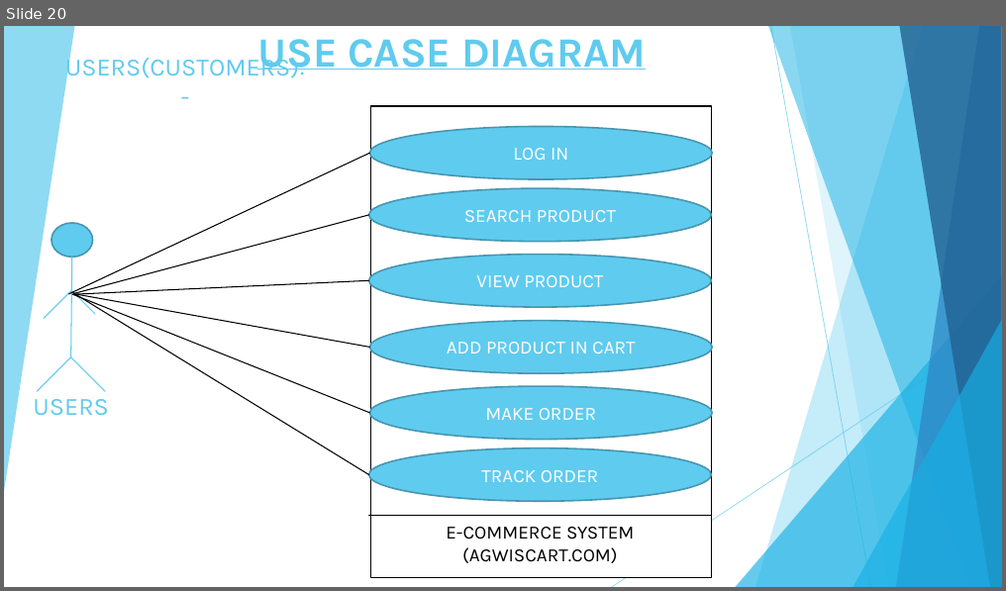
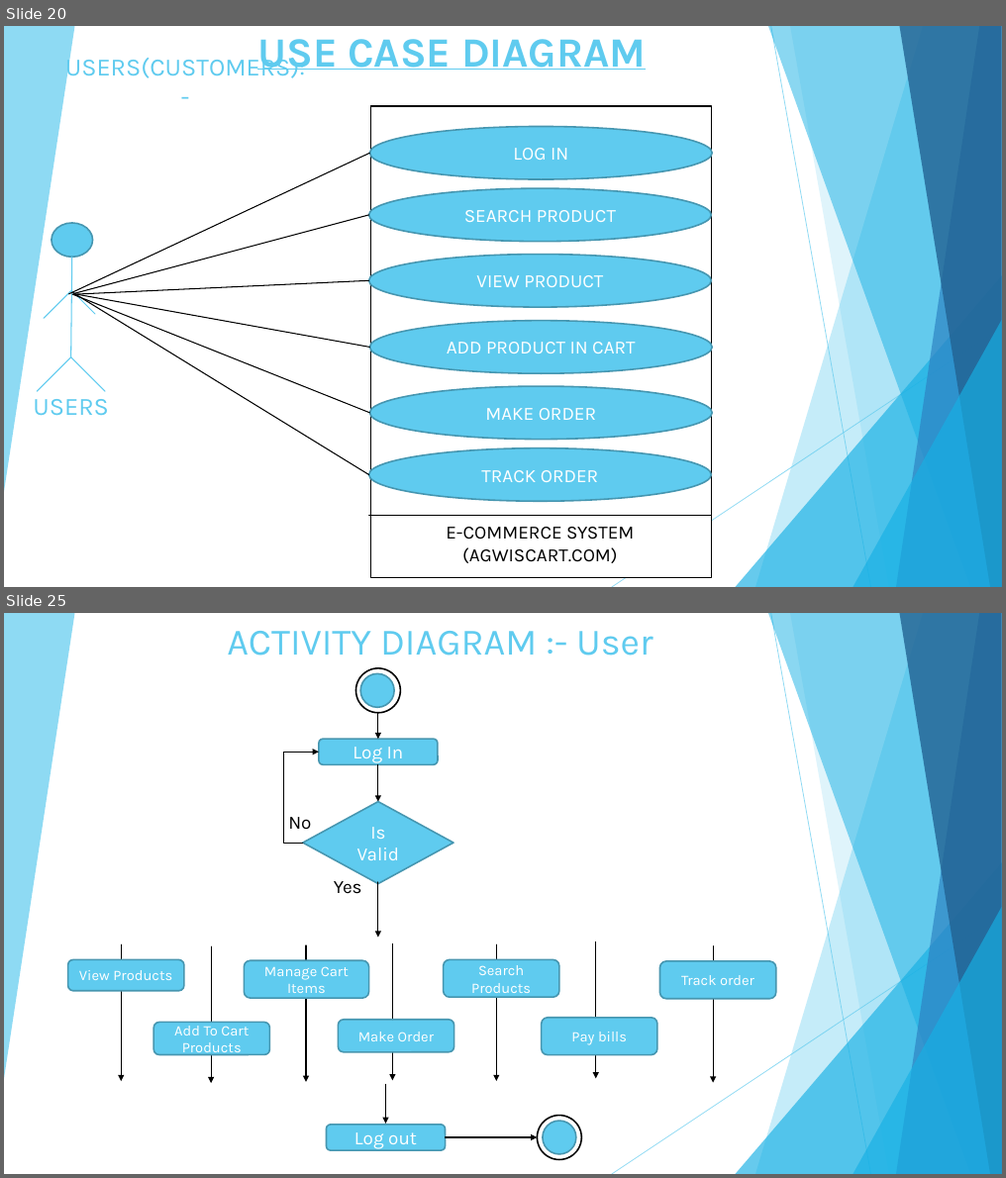
Before and after one commit to vivek-patel007/agwiscart-project, a slide deck: documents/project-agwiscart.pptx. Shown one above the other, each under a label of ours: slide 20 before the commit, slides 20 and 25 after it; the slides between them are not shown. The pictures are 1006x591 and 1006x1178 pixels, drawn with LibreOffice and Linux fonts; fonts in the diff are those of the drawing. Boxes give left, top, right and bottom in pixels: in the first picture for what was removed or moved away, otherwise in the second. Text is boxed around its words. In the diff, an @@ line names an element or a change of style, - is before the commit and + after.

```diff
--- a/documents/project-agwiscart.pptx
+++ b/documents/project-agwiscart.pptx
@@ slide 25 added at [4,613,1002,1174], background #FFFFFF; not listed: 10 template elements that a slide beside it also shows @@
@@ title added at [227,631,653,656], 36 pt, text #5FCBEF @@
+ACTIVITY DIAGRAM :- User
@@ ellipse added at [355,668,400,713], outline #000000 1.5 pt @@
@@ ellipse added at [360,673,394,707], fill #5FCBEF, outline #4696B1 1.5 pt @@
@@ arrow added from (378, 713) to (378, 739), #000000 1 pt @@
@@ elbow arrow added from (303, 843) to (319, 753), #000000 1 pt @@
@@ rounded rectangle added at [319,739,438,765], fill #5FCBEF, outline #4696B1 1.5 pt, 18 pt, text #FFFFFF @@
+Log In
@@ arrow added from (378, 765) to (378, 802), #000000 1 pt @@
@@ text added at [288,817,311,830], 18 pt, text #000000 @@
+No
@@ diamond added at [303,802,453,884], fill #5FCBEF, outline #4696B1 1.5 pt, 18 pt, text #FFFFFF @@
+Is Valid
@@ text added at [334,881,362,894], 18 pt, text #000000 @@
+Yes
@@ arrow added from (378, 882) to (378, 937), #000000 1 pt @@
@@ rectangle added at [30,937,822,945], fill #5FCBEF @@
@@ rounded rectangle added at [67,960,183,991], fill #5FCBEF, outline #4696B1 1.5 pt, 14 pt, text #FFFFFF @@
+View Products
@@ arrow added from (121, 945) to (121, 1081), #000000 1 pt @@
@@ arrow added from (211, 947) to (211, 1083), #000000 1 pt @@
@@ rounded rectangle added at [245,961,369,998], fill #5FCBEF, outline #4696B1 1.5 pt, 14 pt, text #FFFFFF @@
+Manage Cart Items
@@ arrow added from (306, 946) to (306, 1082), #000000 1 pt @@
@@ arrow added from (392, 944) to (392, 1081), #000000 1 pt @@
@@ rounded rectangle added at [444,960,559,998], fill #5FCBEF, outline #4696B1 1.5 pt, 14 pt, text #FFFFFF @@
+Search Products
@@ arrow added from (497, 945) to (497, 1081), #000000 1 pt @@
@@ arrow added from (596, 943) to (596, 1078), #000000 1 pt @@
@@ rounded rectangle added at [659,961,776,999], fill #5FCBEF, outline #4696B1 1.5 pt, 14 pt, text #FFFFFF @@
+Track order
@@ arrow added from (713, 947) to (713, 1083), #000000 1 pt @@
@@ rounded rectangle added at [153,1023,269,1056], fill #5FCBEF, outline #4696B1 1.5 pt, 14 pt, text #FFFFFF @@
+Add To Cart Products
@@ rounded rectangle added at [338,1020,453,1053], fill #5FCBEF, outline #4696B1 1.5 pt, 14 pt, text #FFFFFF @@
+Make Order
@@ rounded rectangle added at [542,1018,657,1056], fill #5FCBEF, outline #4696B1 1.5 pt, 14 pt, text #FFFFFF @@
+Pay bills
@@ rectangle added at [30,1081,822,1088], fill #5FCBEF @@
@@ arrow added from (386, 1084) to (386, 1124), #000000 1 pt @@
@@ ellipse added at [537,1115,581,1159], outline #000000 1.5 pt @@
@@ rounded rectangle added at [326,1125,445,1152], fill #5FCBEF, outline #4696B1 1.5 pt, 18 pt, text #FFFFFF @@
+Log out
@@ arrow added from (445, 1138) to (537, 1138), #000000 1 pt @@
@@ ellipse added at [543,1121,576,1155], fill #5FCBEF, outline #4696B1 1.5 pt @@
```
Also in this commit, not shown: 6 slides changed, 4 other slides added, 1 other file.
